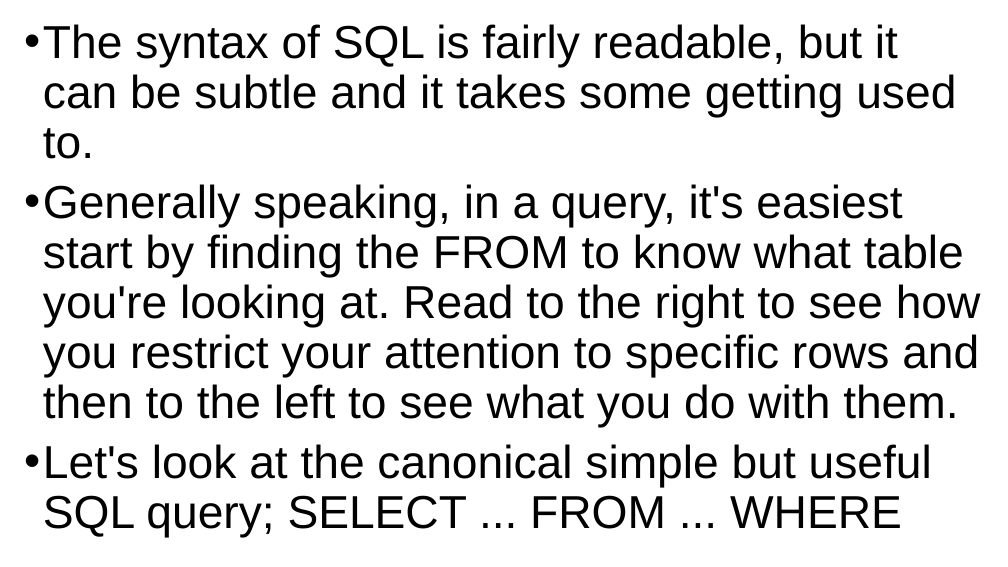
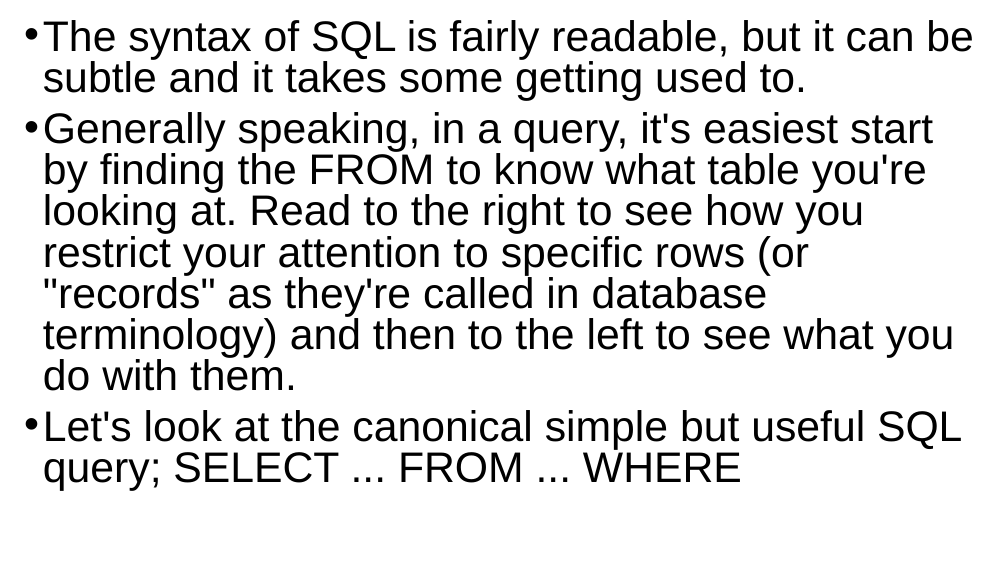
Before and after one commit to grimmelm/ctech404, a slide deck: slide 19 of ctech403/module_6/CTECH403 Module 6 - SQL.pptx. Drawn at 1008x567 pixels with LibreOffice and Linux fonts; fonts in the diff are those of the drawing. Boxes give left, top, right and bottom in pixels: in the first picture for what was removed or moved away, otherwise in the second. Text is boxed around its words. In the diff, an @@ line names an element or a change of style, - is before the commit and + after.

```diff
--- a/ctech403/module_6/CTECH403 Module 6 - SQL.pptx
+++ b/ctech403/module_6/CTECH403 Module 6 - SQL.pptx
@@ text at [43,20,974,491]: size 44 to 40.7 pt in "The syntax of SQL is fairly readable, ...", "Let's look at the canonical simple but ..."; line spacing 0.9 to 0.8 @@
@@ text at [43,112,955,391]: text changed; size 44 to 40.7 pt @@
-• Generally speaking, in a query, it's easiest start by finding the FROM to know what table you're looking at. Read to the right to see how you restrict your attention to specific rows and then to the left to see what you do with them.
+• Generally speaking, in a query, it's easiest start by finding the FROM to know what table you're looking at. Read to the right to see how you restrict your attention to specific rows (or "records" as they're called in database terminology) and then to the left to see what you do with them.
```
Also in this commit, not shown: 9 other slides changed, 31 slides added, 2 slides removed, 7 other files.
